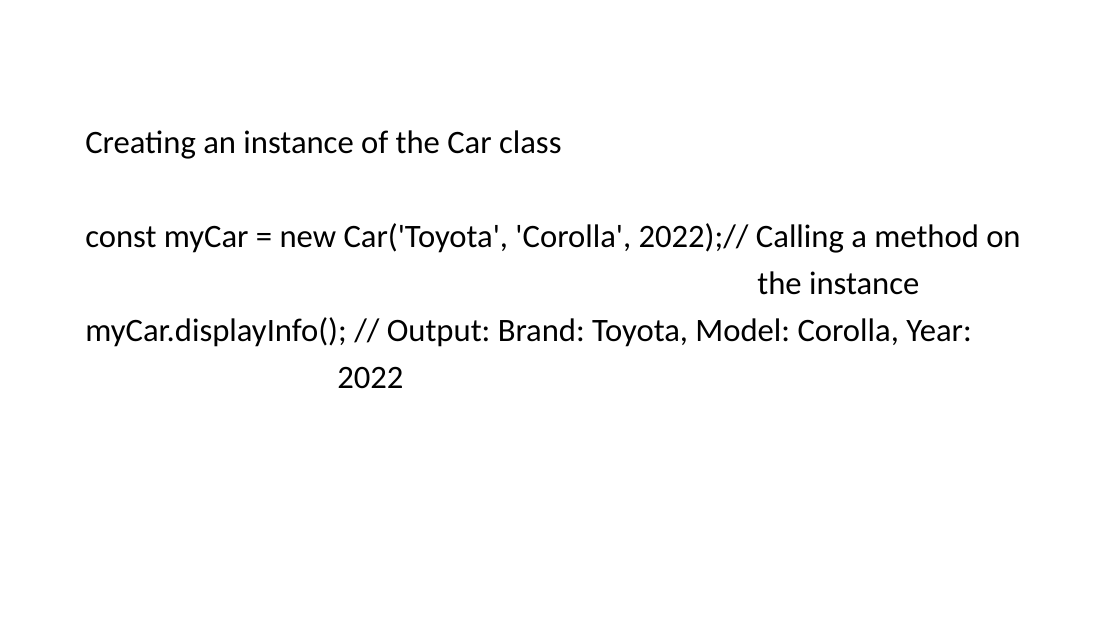
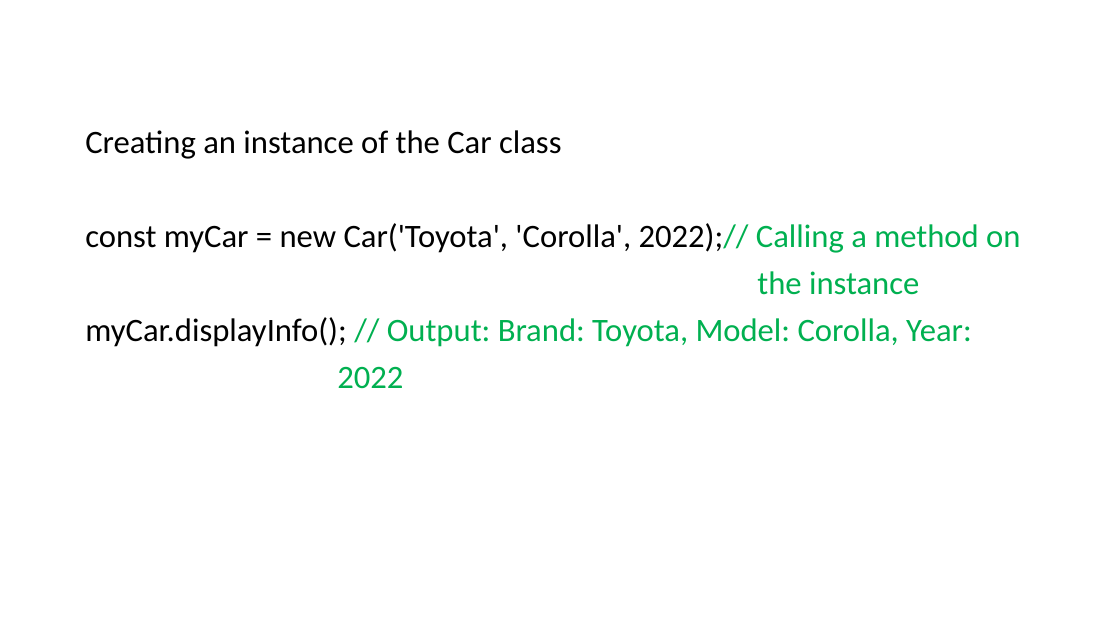
Before and after one commit to SethLK/JavaScript-Wizard-Course-for-Beginners, a slide deck: slide 55 of JavaScript Master Course for Beginners.pptx (slide 54 before the commit). Drawn at 1120x630 pixels with LibreOffice and Linux fonts; fonts in the diff are those of the drawing. Boxes give left, top, right and bottom in pixels: in the first picture for what was removed or moved away, otherwise in the second. Text is boxed around its words. In the diff, an @@ line names an element or a change of style, - is before the commit and + after.

```diff
--- a/JavaScript Master Course for Beginners.pptx
+++ b/JavaScript Master Course for Beginners.pptx
@@ text at <box>85,223,1020,389</box>: text colour #000000 to #00B050 in "2022);// Calling a method on", "the instance", "// Output: Brand: Toyota, Model: Corolla, Year:", "2022" @@
```
Also in this commit, not shown: 8 other slides changed, 15 slides added.
